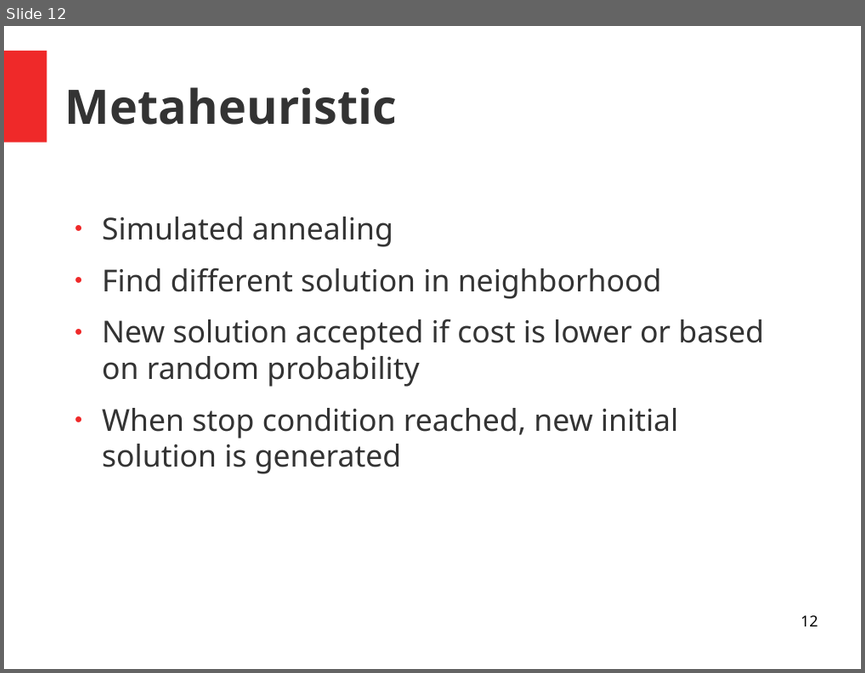
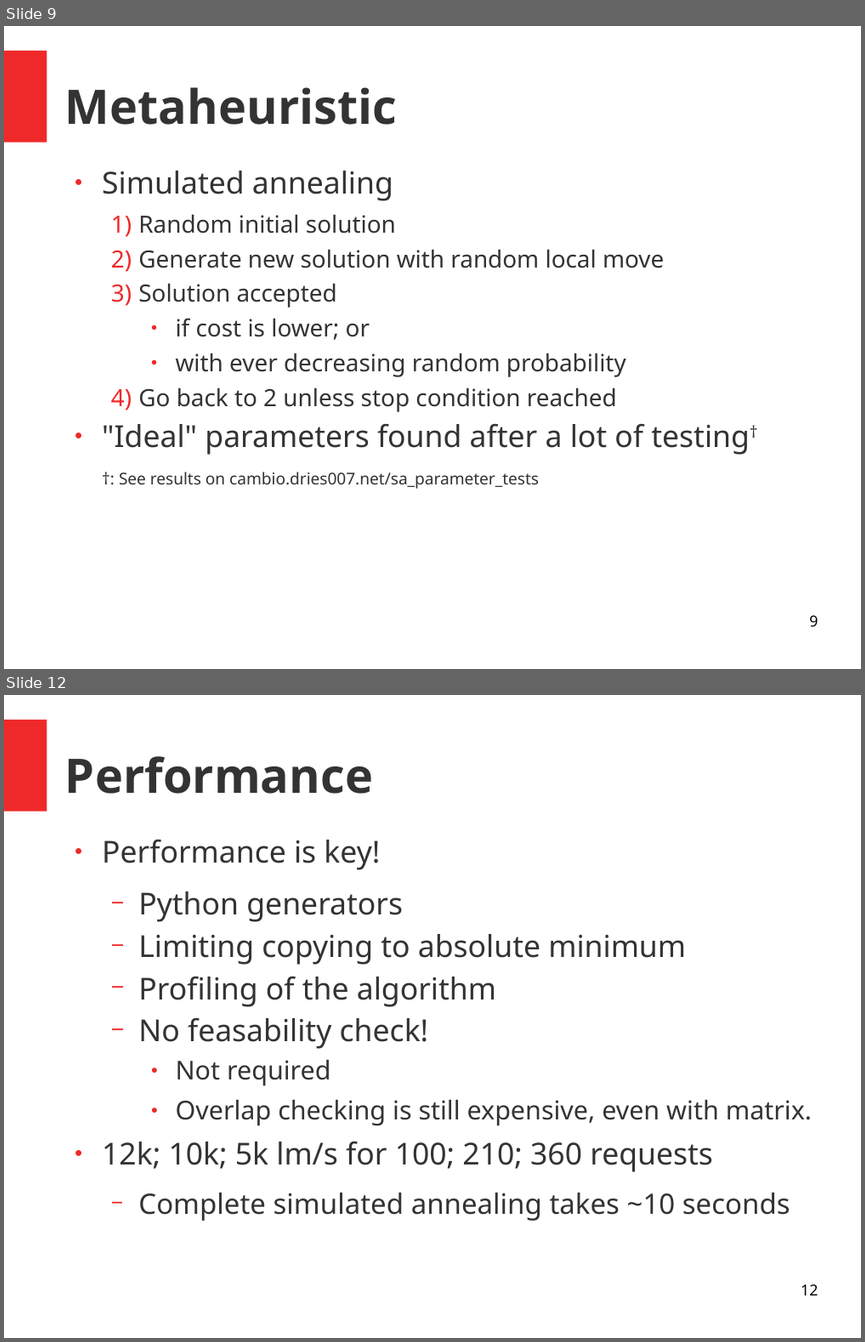
Before and after one commit to dries007/ProjectAI-CarSharing, a slide deck: Paper/ppt/presentation.odp. Shown one above the other, each under a label of ours: slide 12 before the commit, slides 9 and 12 after it; the slides between them are not shown. The pictures are 865x673 and 865x1342 pixels, drawn with LibreOffice and Linux fonts; fonts in the diff are those of the drawing. Boxes give left, top, right and bottom in pixels: in the first picture for what was removed or moved away, otherwise in the second. Text is boxed around its words. In the diff, an @@ line names an element or a change of style, - is before the commit and + after.

Commit message:
Presentation & Typos in paper

```diff
--- a/Paper/ppt/presentation.odp
+++ b/Paper/ppt/presentation.odp
@@ slide 12 added at (4,695,861,1338), background #FFFFFF; not listed: 1 template element that a slide beside it also shows @@
@@ title added at (65,756,373,794), 44 pt, text #333333, bold @@
+Performance
@@ text added at (102,839,812,1220), 28 pt, text #333333 @@
+● Performance is key!
+  − Python generators
+  − Limiting copying to absolute minimum
+  − Profiling of the algorithm
+  − No feasability check!
+    ● Not required
+    ● Overlap checking is still expensive, even with matrix.
+● 12k; 10k; 5k lm/s for 100; 210; 360 requests
+  − Complete simulated annealing takes ~10 seconds
@@ page number added at (800,1284,817,1295), 14 pt, text #000000 @@
+12
@@ what was slide 12 is now slide 9 @@
@@ slide 9 changed as well @@
@@ text "Simulated annealing": place and size @@
-text "Simulated annealing" at (102,216,764,474)
+text "Simulated annealing" at (102,170,749,488)
@@ text at (102,170,393,201): less space between paragraphs @@
@@ text at (102,214,749,488): text changed; size 28 to 22 pt @@
-● Find different solution in neighborhood
-● New solution accepted if cost is lower or based on random probability
-● When stop condition reached, new initial solution is generated
+  1) Random initial solution
+  2) Generate new solution with random local move
+  3) Solution accepted
+    ● if cost is lower; or
+    ● with ever decreasing random probability
+  4) Go back to 2 unless stop condition reached
+● "Ideal" parameters found after a lot of testing†
+†: See results on cambio.dries007.net/sa_parameter_tests
@@ page number at (809,615,817,627): text changed @@
-12
+9
```
Also in this commit, not shown: 9 other slides changed, 6 other slides added, 8 slides removed, 3 other files.
